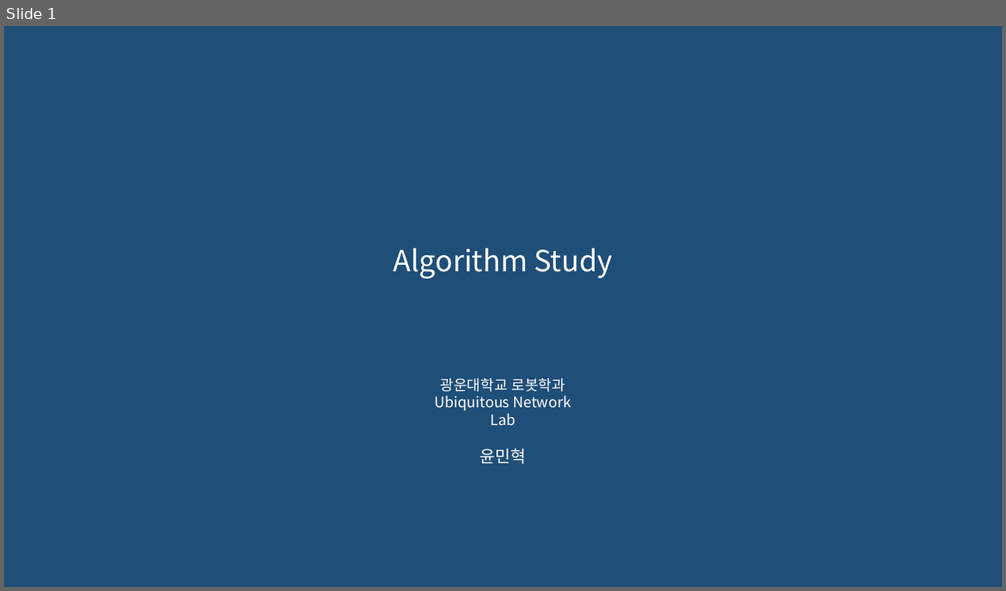
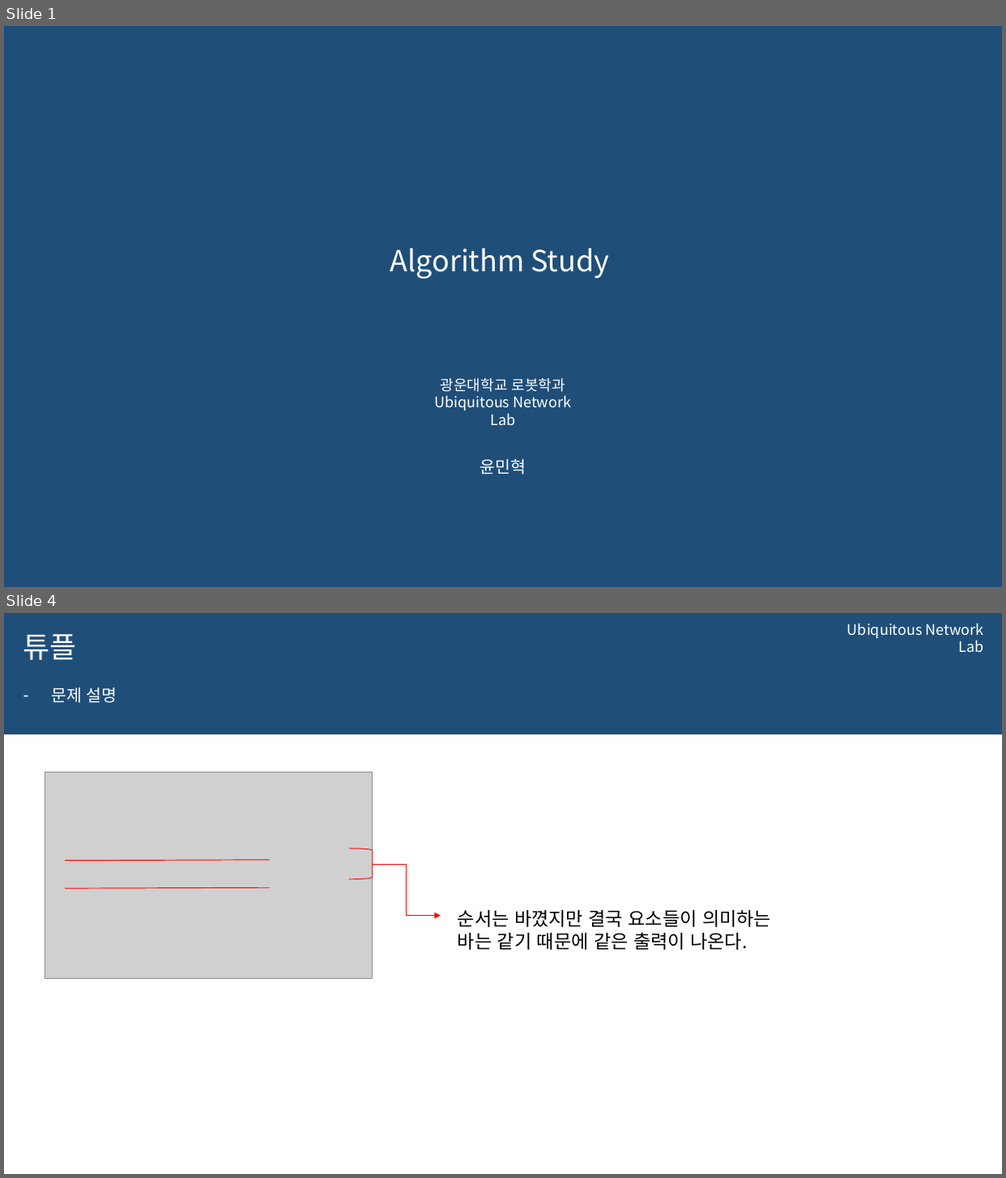
Before and after one commit to 0913ktg/Algorithm_Study, a slide deck: week_4/ppt/MinhyeokYun.pptx. Shown one above the other, each under a label of ours: slide 1 before the commit, slides 1 and 4 after it; the slides between them are not shown. The pictures are 1006x591 and 1006x1178 pixels, drawn with LibreOffice and Linux fonts; fonts in the diff are those of the drawing; grey boxes stand for pictures; background and template pictures are left out. Boxes give left, top, right and bottom in pixels: in the first picture for what was removed or moved away, otherwise in the second. Text is boxed around its words. In the diff, an @@ line names an element or a change of style, - is before the commit and + after.

```diff
--- a/week_4/ppt/MinhyeokYun.pptx
+++ b/week_4/ppt/MinhyeokYun.pptx
@@ slide 4 added at <box>4,613,1002,1174</box>, background #FFFFFF @@
@@ rectangle added at <box>4,613,1002,735</box>, fill #1F4E79 @@
@@ title added at <box>23,634,77,660</box>, 28 pt, text #FFFFFF @@
+튜플
@@ text added at <box>847,623,984,652</box>, 14 pt, text #FFFFFF @@
+Ubiquitous Network Lab
@@ text added at <box>51,688,117,703</box>, 16 pt, text #FFFFFF @@
+– 문제 설명
@@ picture added at <box>44,773,372,979</box> @@
@@ right bracket added at <box>349,849,373,879</box>, outline #FF0000 0.75 pt @@
@@ line added from (65, 861) to (270, 860), #FF0000 0.75 pt @@
@@ elbow arrow added from (373, 865) to (441, 915), #FF0000 0.75 pt @@
@@ line added from (65, 888) to (270, 888), #FF0000 0.75 pt @@
@@ text added at <box>458,910,771,950</box>, 18 pt, text #000000 @@
+순서는 바꼈지만 결국 요소들이 의미하는 바는 같기 때문에 같은 출력이 나온다.
@@ slide 1 changed as well @@
@@ title "Algorithm Study": place and size @@
-title "Algorithm Study" at <box>394,248,613,279</box>
+title "Algorithm Study" at <box>390,248,610,279</box>
@@ subtitle "윤민혁": place and size @@
-subtitle "윤민혁" at <box>480,449,526,464</box>
+subtitle "윤민혁" at <box>480,459,526,475</box>
```
Also in this commit, not shown: 1 other slide changed, 4 other slides added, 5 slides removed, 1 other file.
